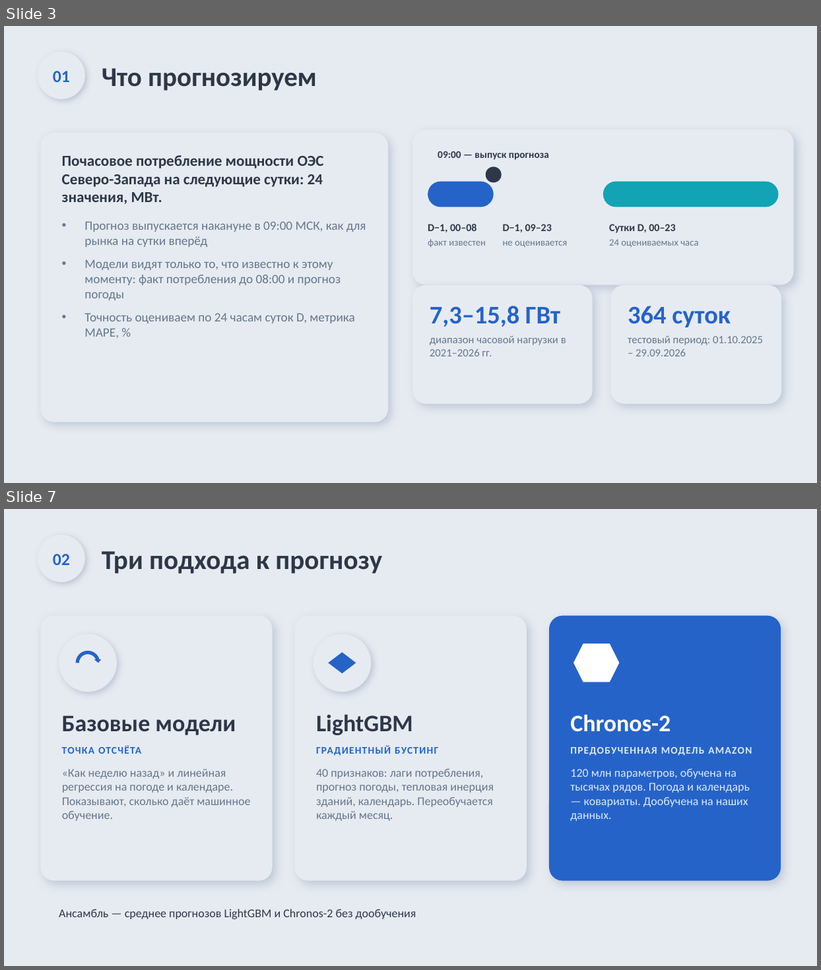
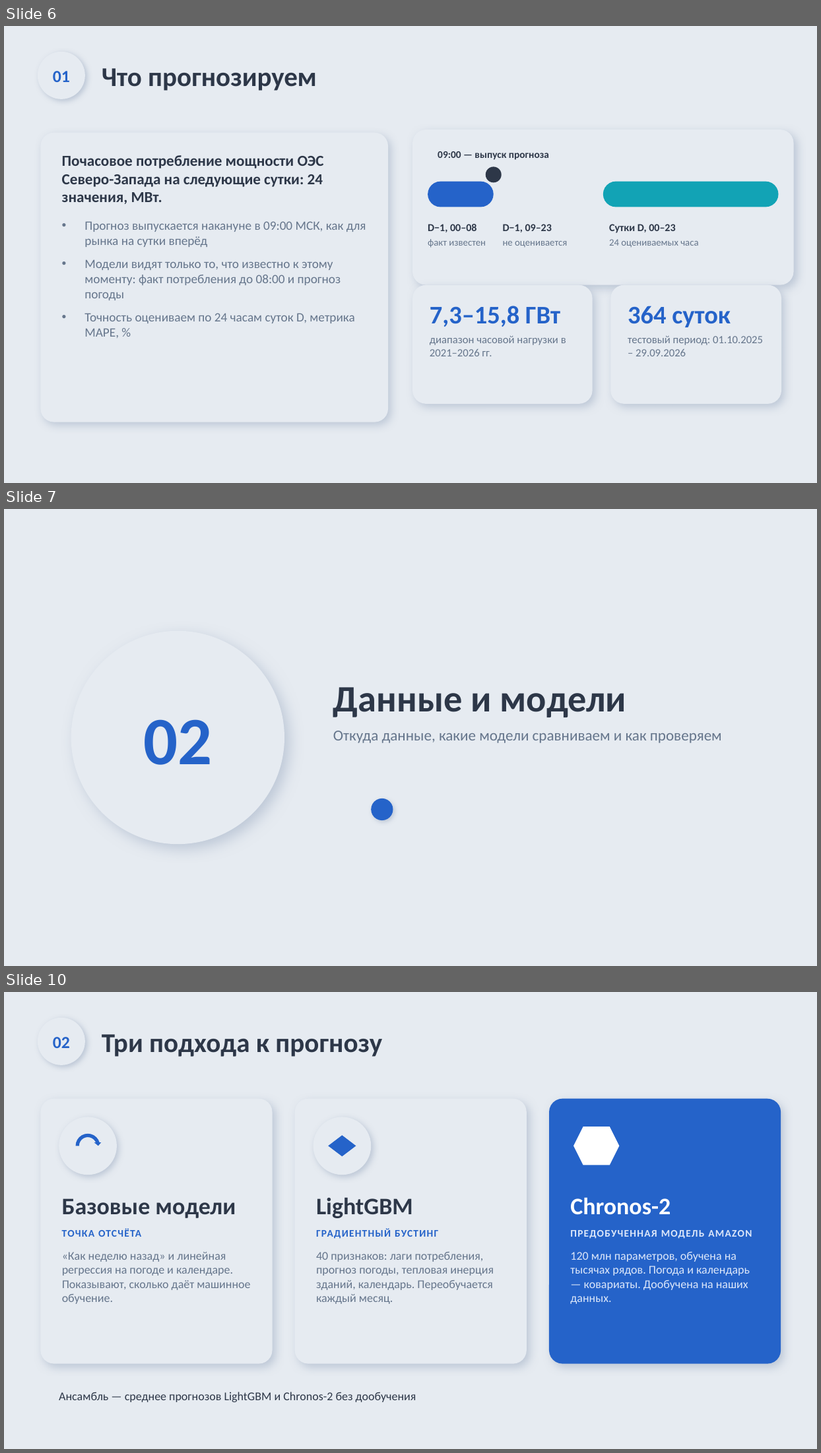
Before and after one commit to Nematzhanov/rosseti, a slide deck: deck/Прогноз потребления ОЭС СЗ — неоморфизм.pptx. Shown one above the other, each under a label of ours: slides 3 and 7 before the commit, slides 6, 7 and 10 after it; the slides between them are not shown. The pictures are 821x970 and 821x1453 pixels, drawn with LibreOffice and Linux fonts; fonts in the diff are those of the drawing. Boxes give left, top, right and bottom in pixels: in the first picture for what was removed or moved away, otherwise in the second. Text is boxed around its words. In the diff, an @@ line names an element or a change of style, - is before the commit and + after.

```diff
--- a/deck/Прогноз потребления ОЭС СЗ — неоморфизм.pptx
+++ b/deck/Прогноз потребления ОЭС СЗ — неоморфизм.pptx
@@ slide 7 added at [4,509,817,966], background #E6EBF1 @@
@@ ellipse added at [71,631,284,844], fill #E6EBF1 @@
@@ ellipse added at [102,661,254,814], fill #E6EBF1 @@
@@ text added at [333,687,627,718], 44 pt, text #2D3748, bold @@
+Данные и модели
@@ text added at [143,720,212,765], 80 pt, text #2563C9, bold @@
+02
@@ text added at [333,731,722,743], 18 pt, text #66768C @@
+Откуда данные, какие модели сравниваем и как проверяем
@@ ellipse added at [333,799,355,821], fill #E6EBF1 @@
@@ ellipse added at [371,799,393,821], fill #2563C9 @@
@@ ellipse added at [409,799,431,821], fill #E6EBF1 @@
@@ what was slide 3 is now slide 6 @@
@@ what was slide 7 is now slide 10 @@
```
Also in this commit, not shown: 5 slides changed, 5 other slides added, 2 slides removed, 5 other files.
